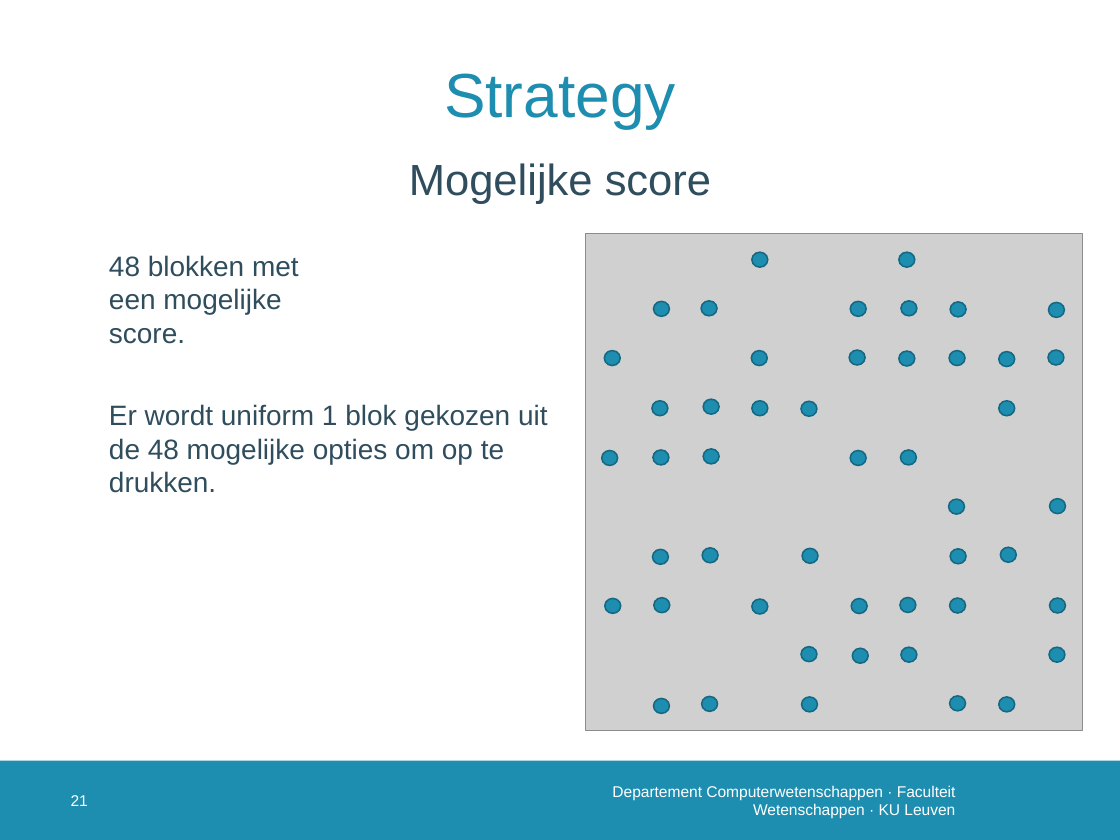
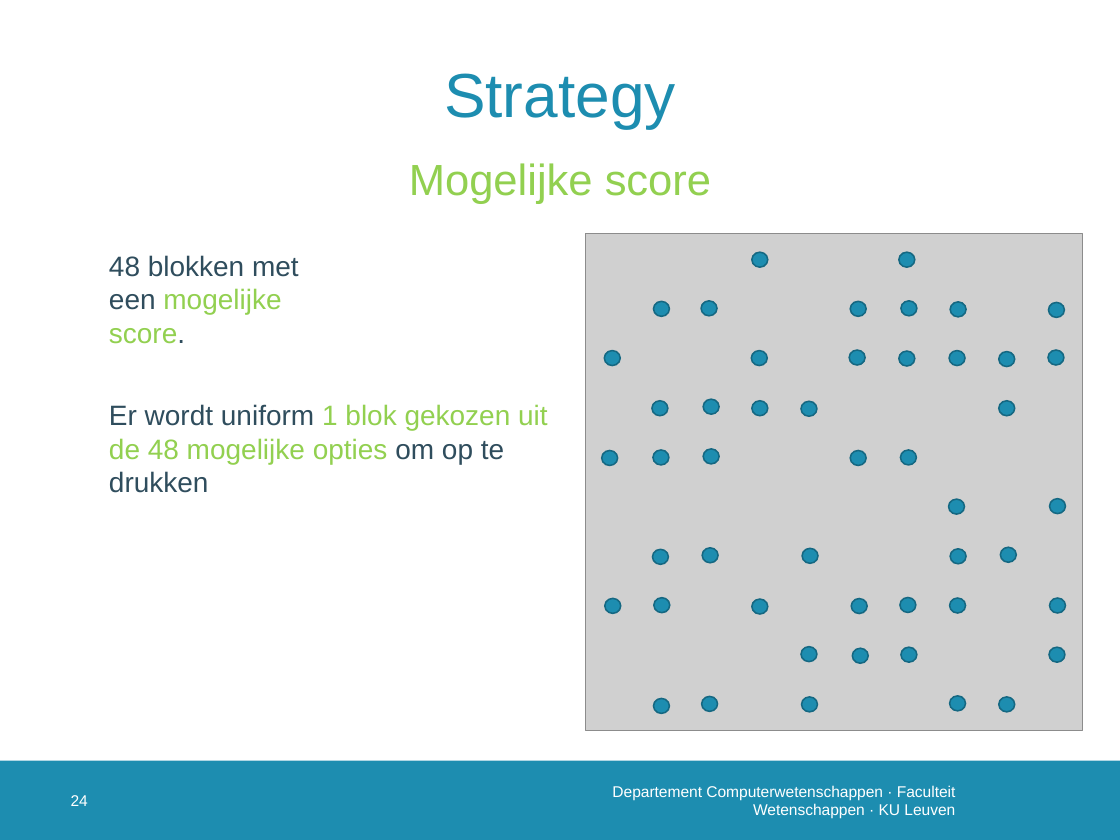
Before and after one commit to susverwimp/T208-Probabilistic-Programming-A-Case-Study, a slide deck: slide 25 of thesis/presentations/2 second/secondv2.pptx (slide 22 before the commit). Drawn at 1120x840 pixels with LibreOffice and Linux fonts; fonts in the diff are those of the drawing; grey boxes stand for pictures; background and template pictures are left out. Boxes give left, top, right and bottom in pixels: in the first picture for what was removed or moved away, otherwise in the second. Text is boxed around its words. In the diff, an @@ line names an element or a change of style, - is before the commit and + after.

```diff
--- a/thesis/presentations/2 second/secondv2.pptx
+++ b/thesis/presentations/2 second/secondv2.pptx
@@ text "Mogelijke score" at bbox=[409, 163, 711, 204]: text colour #2F4D5D to #92D050 @@
@@ text "48 blokken met een mogelijke ..." at bbox=[109, 255, 299, 344]: text colour #2F4D5D to #92D050 in "mogelijke score." @@
@@ text at bbox=[109, 404, 548, 493]: text changed; text colour #2F4D5D to #92D050 @@
-Er wordt uniform 1 blok gekozen uit de 48 mogelijke opties om op te drukken.
+Er wordt uniform 1 blok gekozen uit de 48 mogelijke opties om op te drukken
@@ page number at bbox=[71, 795, 88, 806]: text changed @@
-21
+24
```
Also in this commit, not shown: 8 other slides changed, 4 slides added, 2 slides removed.
